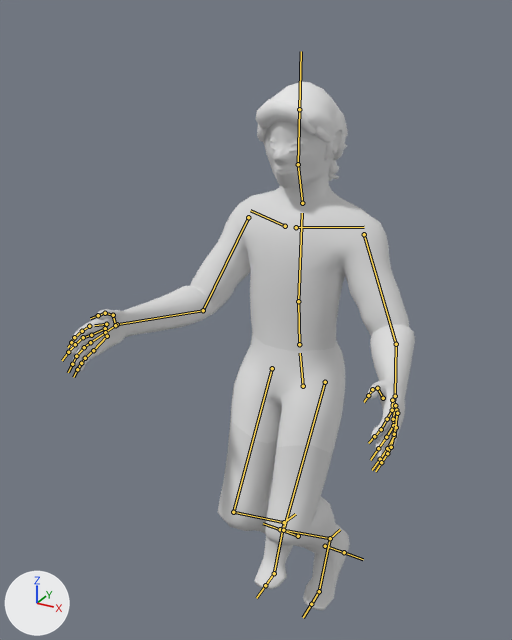
The FBX model Super Duper Real Cursed/Assets/Animations/Player/Movement/Jump.fbx: old version first, new version second.
Before and after are seen from a 50 mm lens placed at (0.891, -1.9, 2.073), pointed at (-0.084, -0.127, 1.187). The lights are fixed; the arrows at lower left show +X, +Y and +Z. Both versions are drawn at frame 1 of the action 'metarig|metarigAction'; the numbers are the values there. The bones that bend it are drawn over the model as lines.
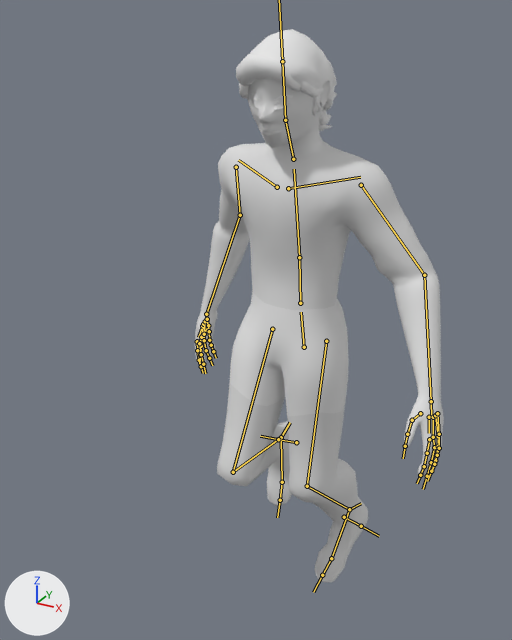
Pixel boxes [x1, y1, x2, y2] of what changed, in the pictures (512 x 640 px):
'Cube', posed (28% narrower): before [69, 122, 415, 610]; after [195, 79, 444, 582]
'Cube_001', posed (10% wider): before [256, 82, 348, 181]; after [236, 29, 337, 131]
bone 'hips', root to tip: before (303, 386) to (300, 353); after (304, 347) to (301, 312)
bone 'chest', root to tip: before (298, 301) to (302, 213); after (299, 257) to (294, 169)
bone 'neck', root to tip: before (302, 203) to (298, 164); after (293, 159) to (285, 120)
bone 'shoulder.R', root to tip: before (285, 226) to (250, 210); after (277, 187) to (238, 160)
bone 'upper_arm.R', root to tip: before (248, 217) to (203, 310); after (236, 167) to (240, 215)
bone 'forearm.R', root to tip: before (203, 310) to (117, 324); after (240, 215) to (206, 314)
bone 'shoulder.L', root to tip: before (296, 227) to (364, 227); after (288, 188) to (360, 177)
bone 'upper_arm.L', root to tip: before (364, 234) to (396, 344); after (361, 185) to (424, 275)
bone 'forearm.L', root to tip: before (396, 344) to (395, 396); after (424, 275) to (431, 401)
bone 'thigh.R', root to tip: before (272, 368) to (233, 512); after (272, 329) to (233, 472)
bone 'shin.R', root to tip: before (233, 512) to (284, 522); after (233, 472) to (281, 437)
bone 'toe.R', root to tip: before (274, 573) to (265, 585); after (282, 482) to (280, 500)
bone 'thigh.L', root to tip: before (325, 382) to (283, 530); after (326, 341) to (307, 486)
bone 'shin.L', root to tip: before (283, 530) to (330, 538); after (307, 486) to (349, 509)
bone 'toe.L', root to tip: before (319, 591) to (311, 604); after (331, 558) to (322, 575)

Diff of the bpy script that builds the scene:
```diff
--- a/Super Duper Real Cursed/Assets/Animations/Player/Movement/Jump.fbx.py
+++ b/Super Duper Real Cursed/Assets/Animations/Player/Movement/Jump.fbx.py
@@ bone_hips @@
 bone_hips = bpy.data.objects['metarig'].pose.bones['hips']
-bone_hips.location = (0.0, -0.145, 0.032)
+bone_hips.location = (0.0, 0.0, 0.0)
@@ bone_chest @@
 bone_chest = bpy.data.objects['metarig'].pose.bones['chest']  # child of 'spine'
-bone_chest.rotation_quaternion = (1.0, 0.0, 0.0, 0.0)  # degrees (0, 0, 0)
+bone_chest.rotation_quaternion = (0.994, 0.107, 0.0, 0.0)  # degrees (12, 0, 0)
@@ bone_neck @@
 bone_neck = bpy.data.objects['metarig'].pose.bones['neck']  # child of 'chest'
-bone_neck.rotation_quaternion = (1.0, 0.0, 0.0, 0.0)  # degrees (0, 0, 0)
+bone_neck.rotation_quaternion = (1.0, -0.029, 0.0, 0.0)  # degrees (-3, 0, 0)
@@ bone_shoulder_r @@
 bone_shoulder_r = bpy.data.objects['metarig'].pose.bones['shoulder.R']  # child of 'chest'
-bone_shoulder_r.rotation_quaternion = (1.0, 0.0, 0.0, 0.0)  # degrees (0, 0, 0)
+bone_shoulder_r.rotation_quaternion = (0.997, 0.062, 0.041, 0.021)  # degrees (7, 5, 3)
@@ bone_upper_arm_r @@
 bone_upper_arm_r = bpy.data.objects['metarig'].pose.bones['upper_arm.R']  # child of 'shoulder.R'
-bone_upper_arm_r.rotation_quaternion = (0.91, 0.245, 0.045, 0.331)  # degrees (29, -5, 39)
+bone_upper_arm_r.rotation_quaternion = (0.872, -0.102, -0.314, 0.362)  # degrees (-27, -28, 52)
@@ bone_forearm_r @@
 bone_forearm_r = bpy.data.objects['metarig'].pose.bones['forearm.R']  # child of 'upper_arm.R'
-bone_forearm_r.rotation_quaternion = (0.922, 0.379, 0.074, -0.023)  # degrees (45, 9, 1)
+bone_forearm_r.rotation_quaternion = (0.972, 0.198, 0.116, -0.044)  # degrees (23, 14, -2)
@@ bone_shoulder_l @@
 bone_shoulder_l = bpy.data.objects['metarig'].pose.bones['shoulder.L']  # child of 'chest'
-bone_shoulder_l.rotation_quaternion = (1.0, 0.0, 0.0, 0.0)  # degrees (0, 0, 0)
+bone_shoulder_l.rotation_quaternion = (0.998, 0.042, -0.035, -0.039)  # degrees (5, -4, -5)
@@ bone_upper_arm_l @@
 bone_upper_arm_l = bpy.data.objects['metarig'].pose.bones['upper_arm.L']  # child of 'shoulder.L'
-bone_upper_arm_l.rotation_quaternion = (0.943, 0.128, -0.053, -0.301)  # degrees (16, -1, -36)
+bone_upper_arm_l.rotation_quaternion = (0.939, 0.033, 0.194, -0.283)  # degrees (-3, 22, -34)
@@ bone_forearm_l @@
 bone_forearm_l = bpy.data.objects['metarig'].pose.bones['forearm.L']  # child of 'upper_arm.L'
-bone_forearm_l.rotation_quaternion = (0.914, 0.395, -0.088, 0.029)  # degrees (47, -11, -1)
+bone_forearm_l.rotation_quaternion = (0.97, 0.194, -0.134, 0.051)  # degrees (22, -16, 3)
@@ bone_thigh_r @@
 bone_thigh_r = bpy.data.objects['metarig'].pose.bones['thigh.R']  # child of 'hips'
-bone_thigh_r.rotation_quaternion = (0.981, -0.194, -0.002, 0.0)  # degrees (-22, 0, 0)
+bone_thigh_r.rotation_quaternion = (0.989, -0.145, 0.0, 0.027)  # degrees (-17, 0, 3)
@@ bone_shin_r @@
 bone_shin_r = bpy.data.objects['metarig'].pose.bones['shin.R']  # child of 'thigh.R'
-bone_shin_r.rotation_quaternion = (0.863, 0.505, -0.005, 0.0)  # degrees (61, -1, 0)
+bone_shin_r.rotation_quaternion = (0.781, 0.617, -0.096, 0.005)  # degrees (77, -9, -6)
@@ bone_toe_r @@
 bone_toe_r = bpy.data.objects['metarig'].pose.bones['toe.R']  # child of 'foot.R'
-bone_toe_r.rotation_quaternion = (0.936, 0.351, 0.0, 0.0)  # degrees (41, 0, 0)
+bone_toe_r.rotation_quaternion = (1.0, 0.0, 0.0, 0.0)  # degrees (0, 0, 0)
@@ bone_thigh_l @@
 bone_thigh_l = bpy.data.objects['metarig'].pose.bones['thigh.L']  # child of 'hips'
-bone_thigh_l.rotation_quaternion = (0.981, -0.194, 0.002, 0.0)  # degrees (-22, 0, 0)
+bone_thigh_l.rotation_quaternion = (0.999, -0.032, 0.009, -0.013)  # degrees (-4, 1, -1)
@@ bone_shin_l @@
 bone_shin_l = bpy.data.objects['metarig'].pose.bones['shin.L']  # child of 'thigh.L'
-bone_shin_l.rotation_quaternion = (0.863, 0.505, 0.005, 0.0)  # degrees (61, 1, 0)
+bone_shin_l.rotation_quaternion = (0.939, 0.332, 0.087, 0.029)  # degrees (39, 8, 6)
@@ bone_toe_l @@
 bone_toe_l = bpy.data.objects['metarig'].pose.bones['toe.L']  # child of 'foot.L'
-bone_toe_l.rotation_quaternion = (0.936, 0.351, 0.0, 0.0)  # degrees (41, 0, 0)
+bone_toe_l.rotation_quaternion = (1.0, 0.0, 0.0, 0.0)  # degrees (0, 0, 0)
```
